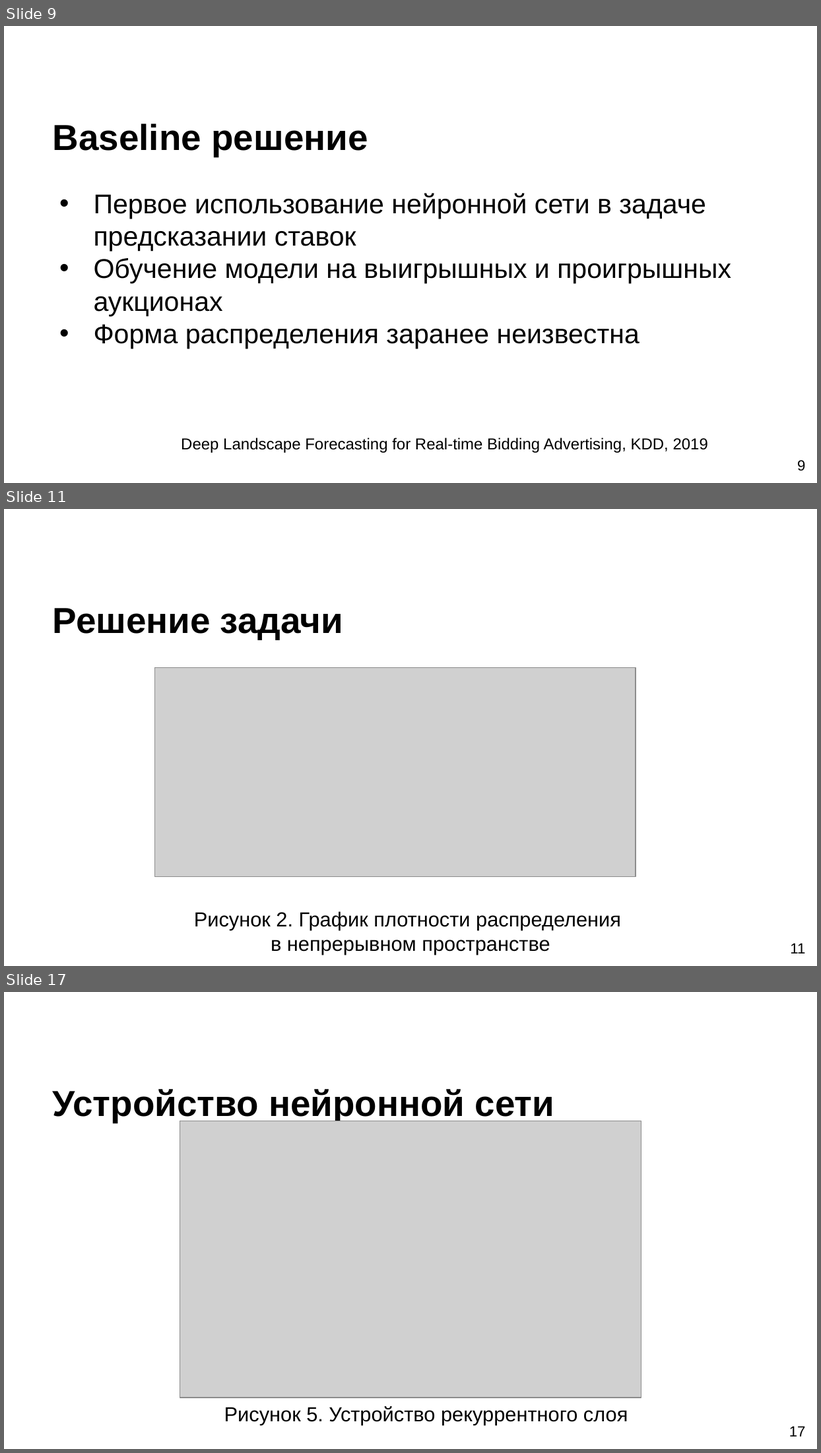
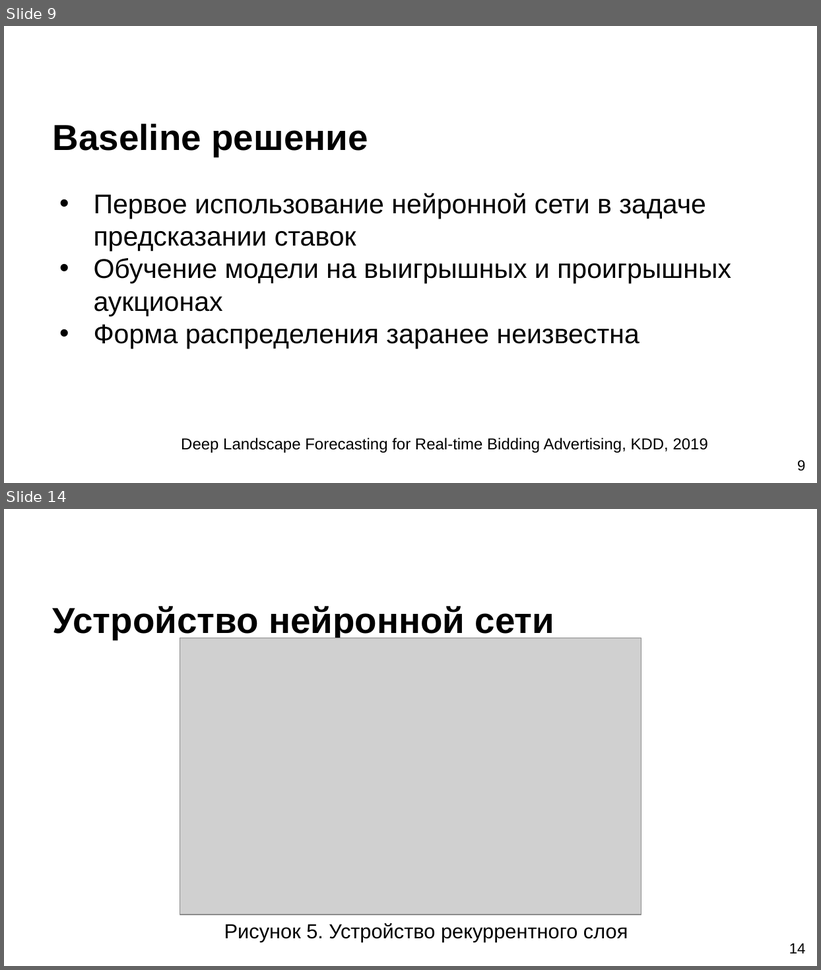
Before and after one commit to SerTelnov/landscape-forecasting, a slide deck: stuff/docs/2020-pps-forecasting.pptx. Shown one above the other, each under a label of ours: slides 9, 11 and 17 before the commit, slides 9 and 14 after it; the slides between them are not shown. The pictures are 821x1453 and 821x970 pixels, drawn with LibreOffice and Linux fonts; fonts in the diff are those of the drawing; grey boxes stand for pictures; background and template pictures are left out. Boxes give left, top, right and bottom in pixels: in the first picture for what was removed or moved away, otherwise in the second. Text is boxed around its words. In the diff, an @@ line names an element or a change of style, - is before the commit and + after.

```diff
--- a/stuff/docs/2020-pps-forecasting.pptx
+++ b/stuff/docs/2020-pps-forecasting.pptx
@@ slide 11 removed at [4, 509, 817, 966], background picture (left out) @@
@@ title removed at [53, 608, 343, 640] @@
-Решение задачи
@@ picture removed at [154, 667, 636, 877] @@
@@ text removed at [194, 912, 621, 955] @@
-Рисунок 2. График плотности распределения
-в непрерывном пространстве
@@ page number removed at [790, 943, 805, 954] @@
-11
@@ what was slide 17 is now slide 14 @@
@@ page number at [789, 943, 806, 954]: text changed @@
-17
+14
```
Also in this commit, not shown: 10 slides changed, 1 slide added, 2 other slides removed, 6 other files.
